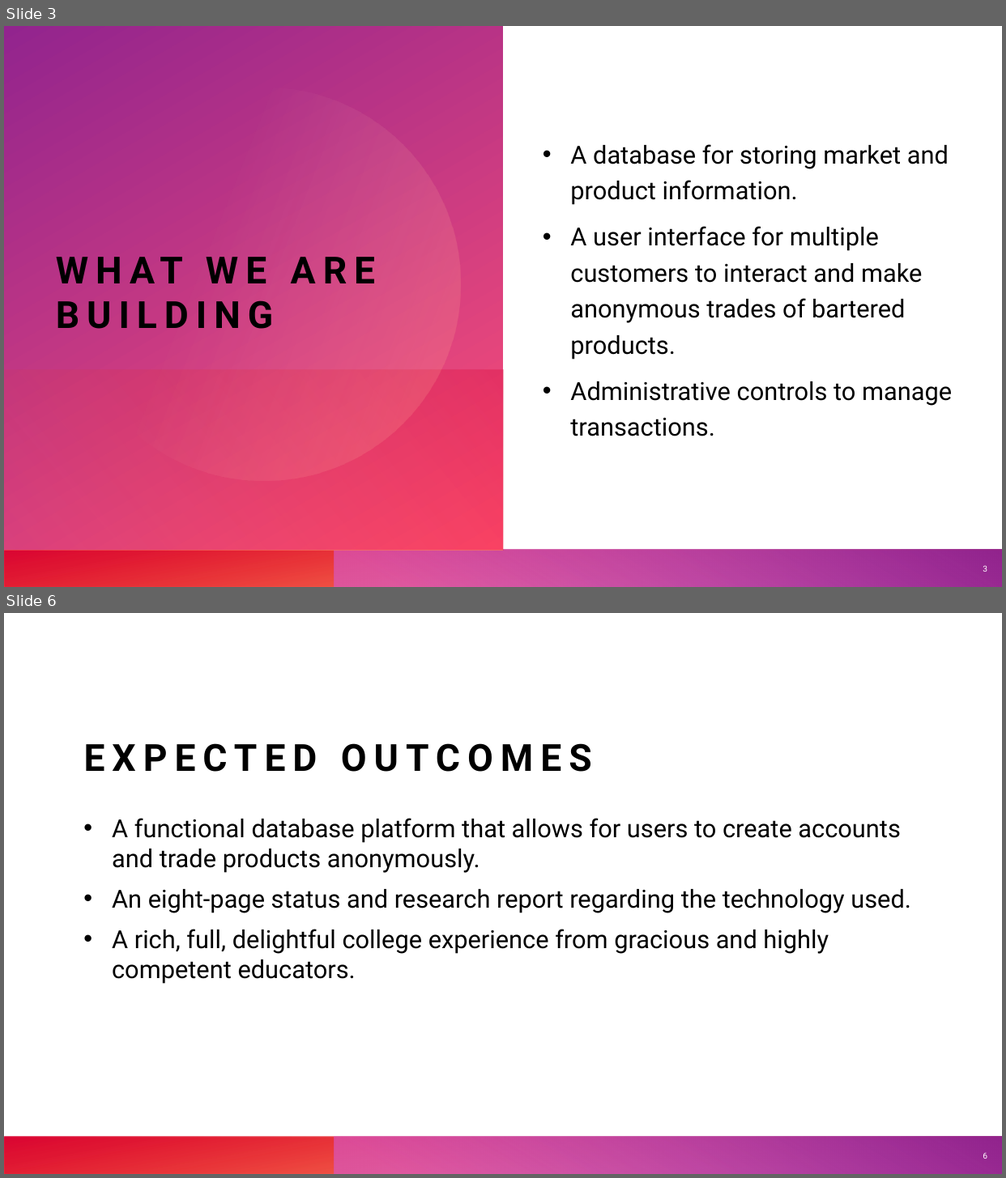
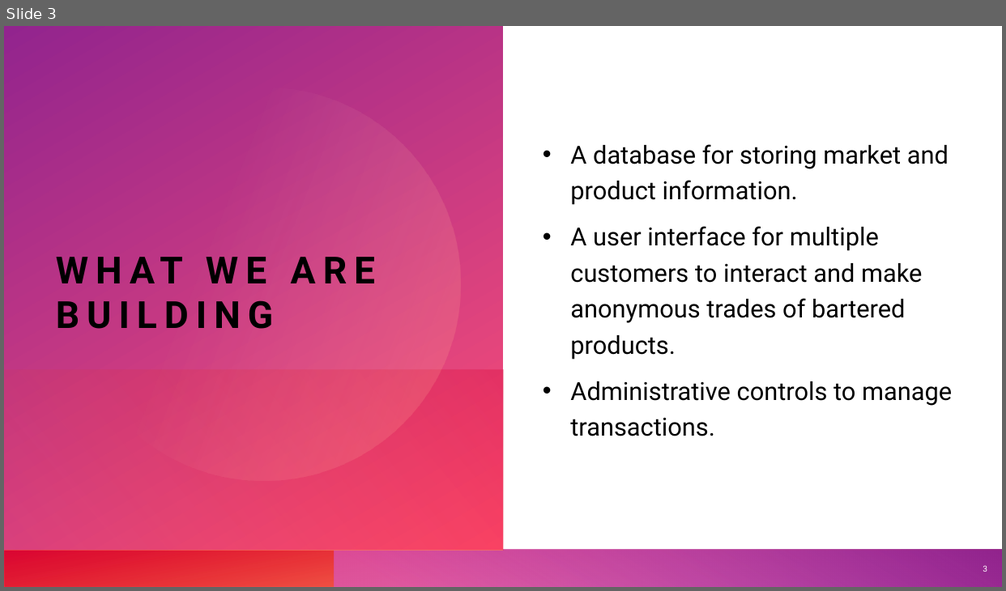
Before and after one commit to cart7982/CaravanSeraiCS360, a slide deck: CaravanSeraiCS360/Presentations/Caravanserai.pptx. Shown one above the other, each under a label of ours: slides 3 and 6 before the commit, slide 3 after it; the slides between them are not shown. The pictures are 1006x1178 and 1006x591 pixels, drawn with LibreOffice and Linux fonts; fonts in the diff are those of the drawing. Boxes give left, top, right and bottom in pixels: in the first picture for what was removed or moved away, otherwise in the second. Text is boxed around its words. In the diff, an @@ line names an element or a change of style, - is before the commit and + after.

```diff
--- a/CaravanSeraiCS360/Presentations/Caravanserai.pptx
+++ b/CaravanSeraiCS360/Presentations/Caravanserai.pptx
@@ slide 6 removed at <box>4,613,1002,1174</box>, background #FFFFFF; not listed: 4 template elements that a slide beside it also shows @@
@@ title removed at <box>84,743,592,772</box> @@
-EXPECTED OUTCOMES
@@ text removed at <box>112,818,911,984</box> @@
-• A functional database platform that allows for users to create accounts and trade products anonymously.
-• An eight-page status and research report regarding the technology used.
-• A rich, full, delightful college experience from gracious and highly competent educators.
@@ page number removed at <box>982,1153,987,1159</box> @@
-6
```
Also in this commit, not shown: 3 slides changed, 2 slides added, 1 other slide removed, 21 other files.
